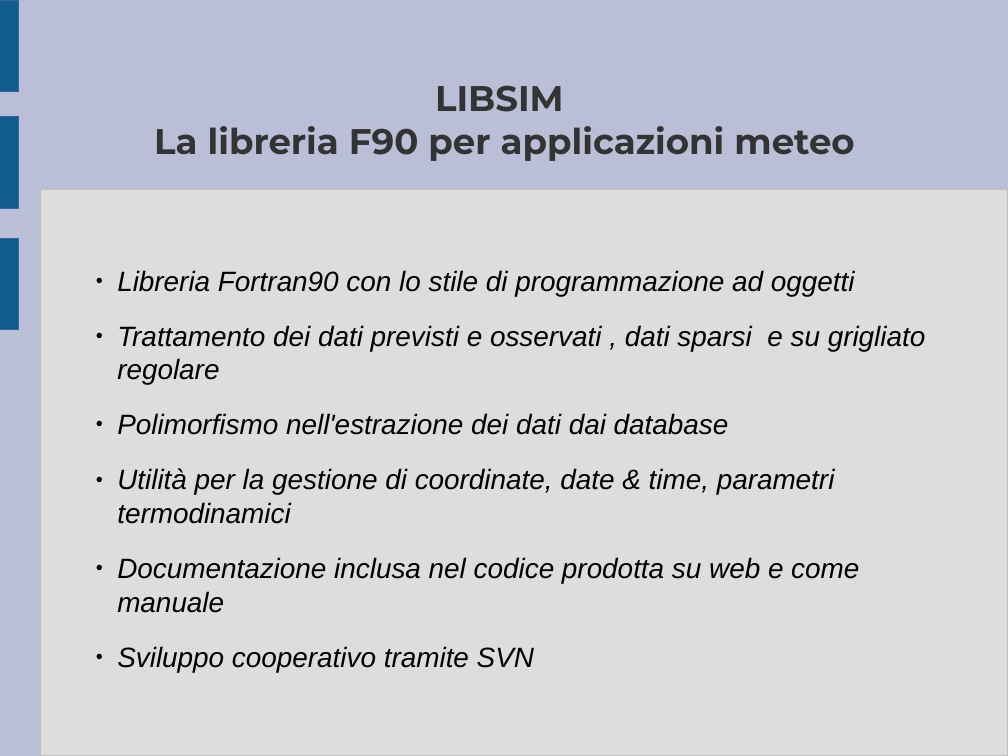
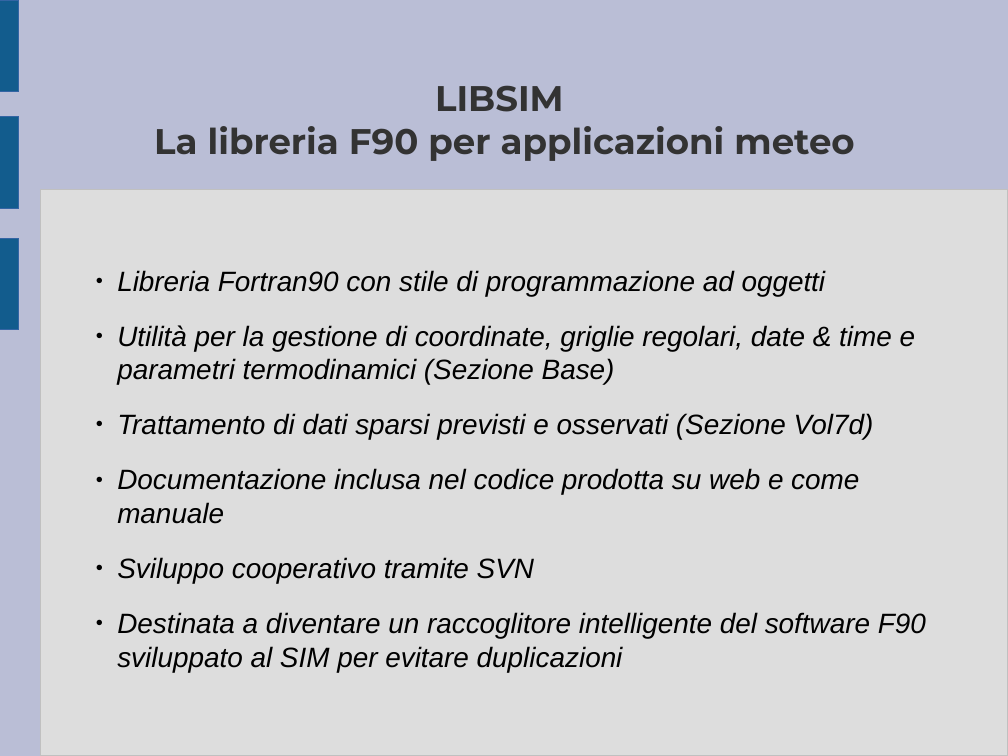
Before and after one commit to ARPA-SIMC/libsim, a slide deck: slide 1 of doc/breve_presentazione.odp. Drawn at 1008x756 pixels with LibreOffice and Linux fonts; fonts in the diff are those of the drawing. Boxes give left, top, right and bottom in pixels: in the first picture for what was removed or moved away, otherwise in the second. Text is boxed around its words. In the diff, an @@ line names an element or a change of style, - is before the commit and + after.

```diff
--- a/doc/breve_presentazione.odp
+++ b/doc/breve_presentazione.odp
@@ subtitle at [117, 270, 916, 440]: text changed @@
-  ● Libreria Fortran90 con lo stile di programmazione ad oggetti
-  ● Trattamento dei dati previsti e osservati , dati sparsi e su grigliato regolare
-  ● Polimorfismo nell'estrazione dei dati dai database
-  ● Utilità per la gestione di coordinate, date & time, parametri termodinamici
+  ● Libreria Fortran90 con stile di programmazione ad oggetti
+  ● Utilità per la gestione di coordinate, griglie regolari, date & time e parametri termodinamici (Sezione Base)
+  ● Trattamento di dati sparsi previsti e osservati (Sezione Vol7d)
@@ subtitle at [117, 612, 926, 672]: paragraph added @@
+  ● Destinata a diventare un raccoglitore intelligente del software F90 sviluppato al SIM per evitare duplicazioni
```
Also in this commit, not shown: 7 other slides changed.
